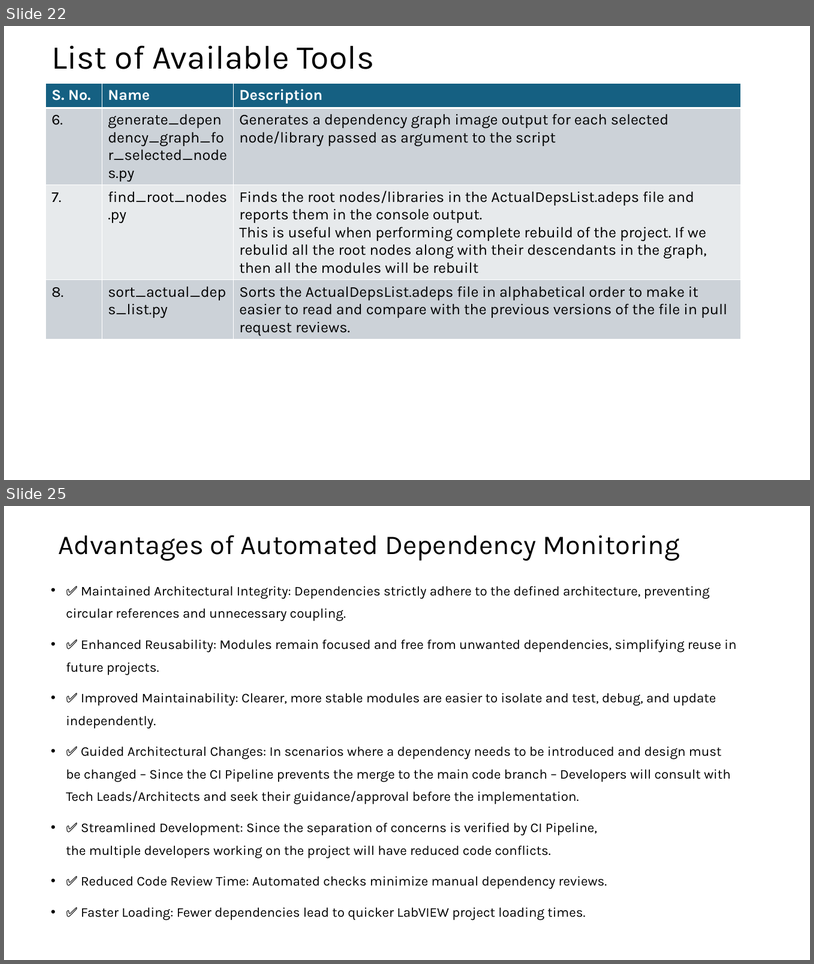
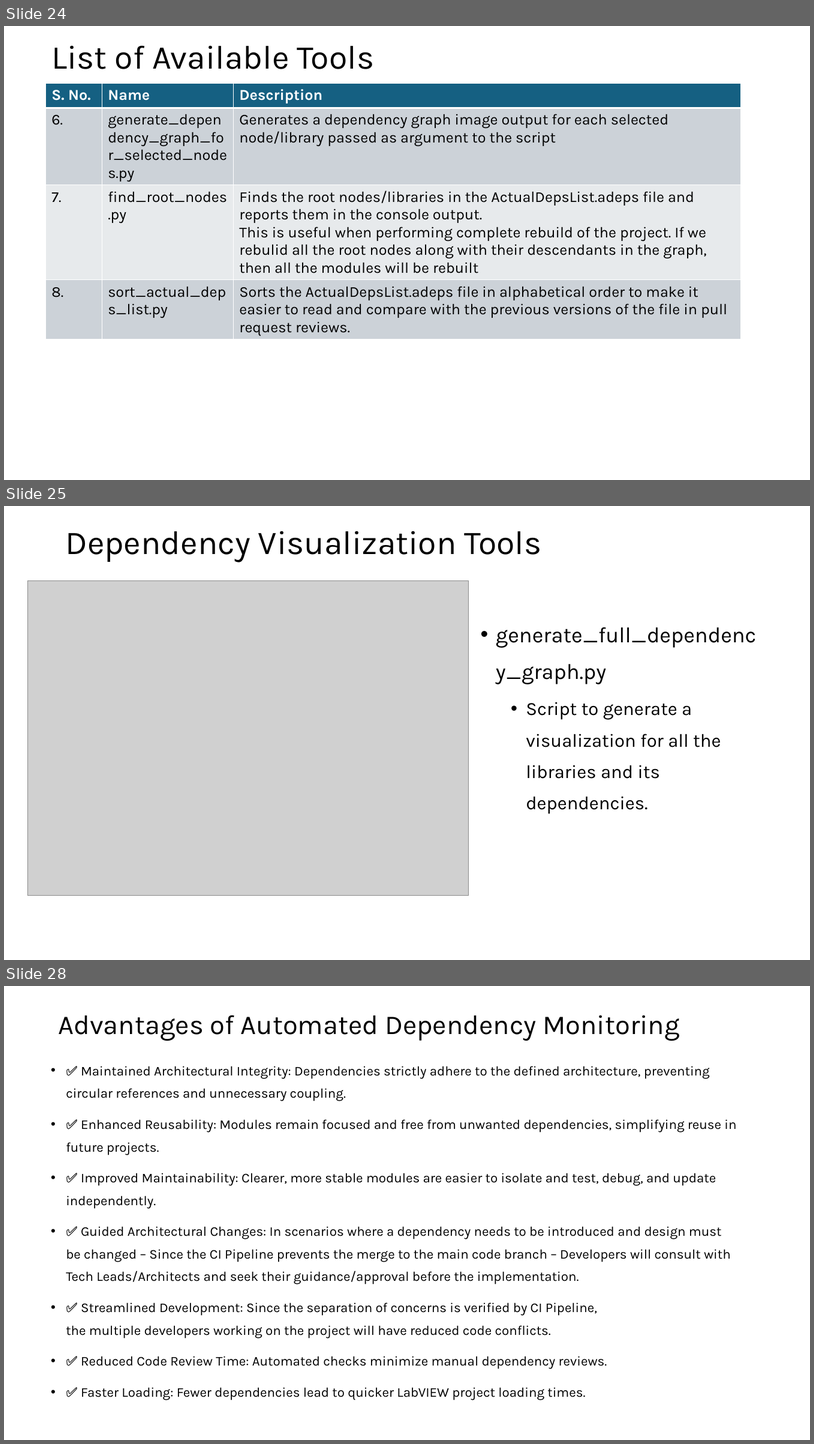
Before and after one commit to karthick-shanmuga/sw-deps-monitor, a slide deck: Docs/Automated Dependency Monitoring in CI Pipeline.pptx. Shown one above the other, each under a label of ours: slides 22 and 25 before the commit, slides 24, 25 and 28 after it; the slides between them are not shown. The pictures are 814x964 and 814x1444 pixels, drawn with LibreOffice and Linux fonts; fonts in the diff are those of the drawing; grey boxes stand for pictures. Boxes give left, top, right and bottom in pixels: in the first picture for what was removed or moved away, otherwise in the second. Text is boxed around its words. In the diff, an @@ line names an element or a change of style, - is before the commit and + after.

Commit message:
Updated presentation with additional details and screenshots (#16)

```diff
--- a/Docs/Automated Dependency Monitoring in CI Pipeline.pptx
+++ b/Docs/Automated Dependency Monitoring in CI Pipeline.pptx
@@ slide 25 added at [4, 506, 810, 960], background #FFFFFF @@
@@ title added at [65, 531, 542, 562], 39.6 pt, text #000000 @@
+Dependency Visualization Tools
@@ picture added at [27, 580, 468, 895] @@
@@ text added at [496, 627, 757, 813], 22.2 pt, text #000000 @@
+• generate_full_dependency_graph.py
+  • Script to generate a visualization for all the libraries and its dependencies.
@@ what was slide 22 is now slide 24 @@
@@ what was slide 25 is now slide 28 @@
```
Also in this commit, not shown: 12 slides changed, 4 other slides added, 2 slides removed.
